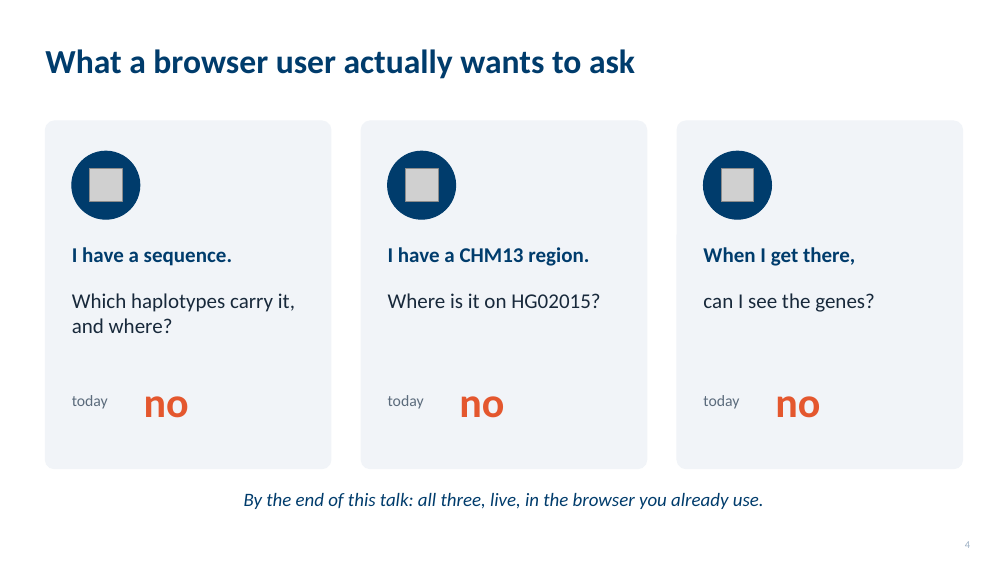
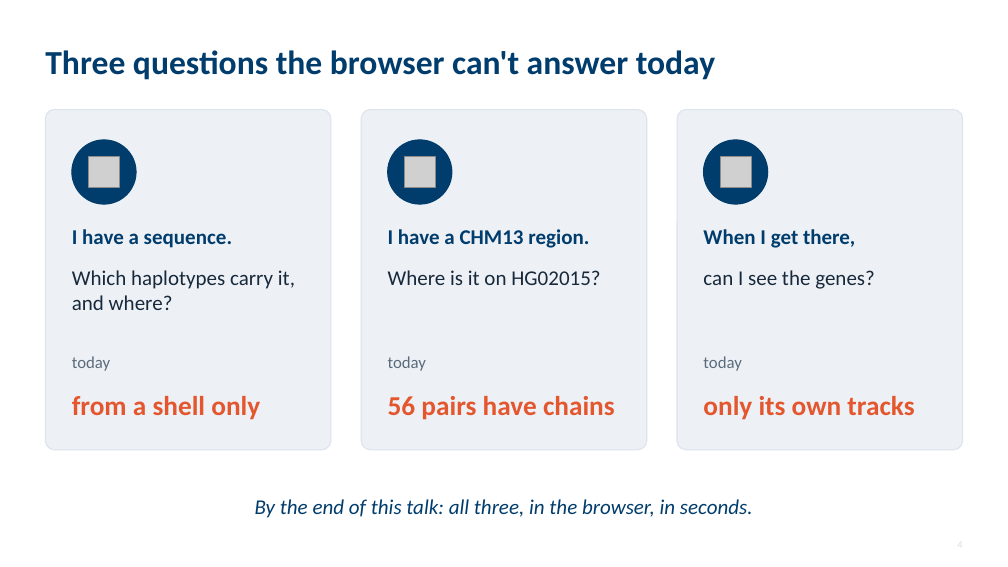
Before and after one commit to parsaeskandar/hprc_2026_poster, a slide deck: slide 4 of talk/HPRC2026_talk.pptx. Drawn at 1008x567 pixels with LibreOffice and Linux fonts; fonts in the diff are those of the drawing; grey boxes stand for pictures. Boxes give left, top, right and bottom in pixels: in the first picture for what was removed or moved away, otherwise in the second. Text is boxed around its words. In the diff, an @@ line names an element or a change of style, - is before the commit and + after.

```diff
--- a/talk/HPRC2026_talk.pptx
+++ b/talk/HPRC2026_talk.pptx
@@ text at (45,50,715,80): text changed @@
-What a browser user actually wants to ask
+Three questions the browser can't answer today
@@ rounded rectangle: place and size @@
-rounded rectangle at (45,121,331,469)
+rounded rectangle at (45,110,331,450)
@@ rounded rectangle: place and size @@
-rounded rectangle at (361,121,647,469)
+rounded rectangle at (361,110,647,450)
@@ fill #F1F4F8 to #EDF1F6; outline #F1F4F8 1 pt to #DCE3EB 1 pt in 3 elements at (361,110,647,450), (45,110,331,450), (678,110,963,450) @@
@@ rounded rectangle: place and size @@
-rounded rectangle at (678,121,963,469)
+rounded rectangle at (678,110,963,450)
@@ ellipse: place and size @@
-ellipse at (72,151,140,219)
+ellipse at (72,140,136,204)
@@ ellipse: place and size @@
-ellipse at (388,151,456,219)
+ellipse at (388,140,452,204)
@@ ellipse: place and size @@
-ellipse at (704,151,772,219)
+ellipse at (704,140,768,204)
@@ 3 pictures: place and size @@
-3 pictures at (89,169,754,201)
+3 pictures at (88,157,752,188)
@@ 6 texts: place and size @@
-6 texts at (72,247,875,333)
+6 texts at (72,229,875,310)
@@ text "today": place and size @@
-text "today" at (72,395,108,409)
+text "today" at (72,356,110,371)
@@ text "today": place and size @@
-text "today" at (388,395,424,409)
+text "today" at (388,356,426,371)
@@ size 15 to 16 pt; vertical alignment middle to top in 3 elements at (72,356,110,371), (388,356,426,371), (703,356,741,371) @@
@@ text "today": place and size @@
-text "today" at (703,395,739,409)
+text "today" at (703,356,741,371)
@@ text at (72,396,260,420): text changed; size 40 to 26 pt @@
-no
+from a shell only
@@ text at (388,396,615,420): text changed; size 40 to 26 pt @@
-no
+56 pairs have chains
@@ text at (703,396,914,420): text changed; size 40 to 26 pt @@
-no
+only its own tracks
@@ text "By the end of this ..." at (255,499,753,518): vertical alignment top to middle @@
@@ text at (255,499,753,518): text changed; size 18 to 20 pt @@
-By the end of this talk: all three, live, in the browser you already use.
+By the end of this talk: all three, in the browser, in seconds.
@@ text removed at (965,541,970,548) @@
-4
```
Also in this commit, not shown: 12 other slides changed, 8 slides added, 7 slides removed, 14 other files.
